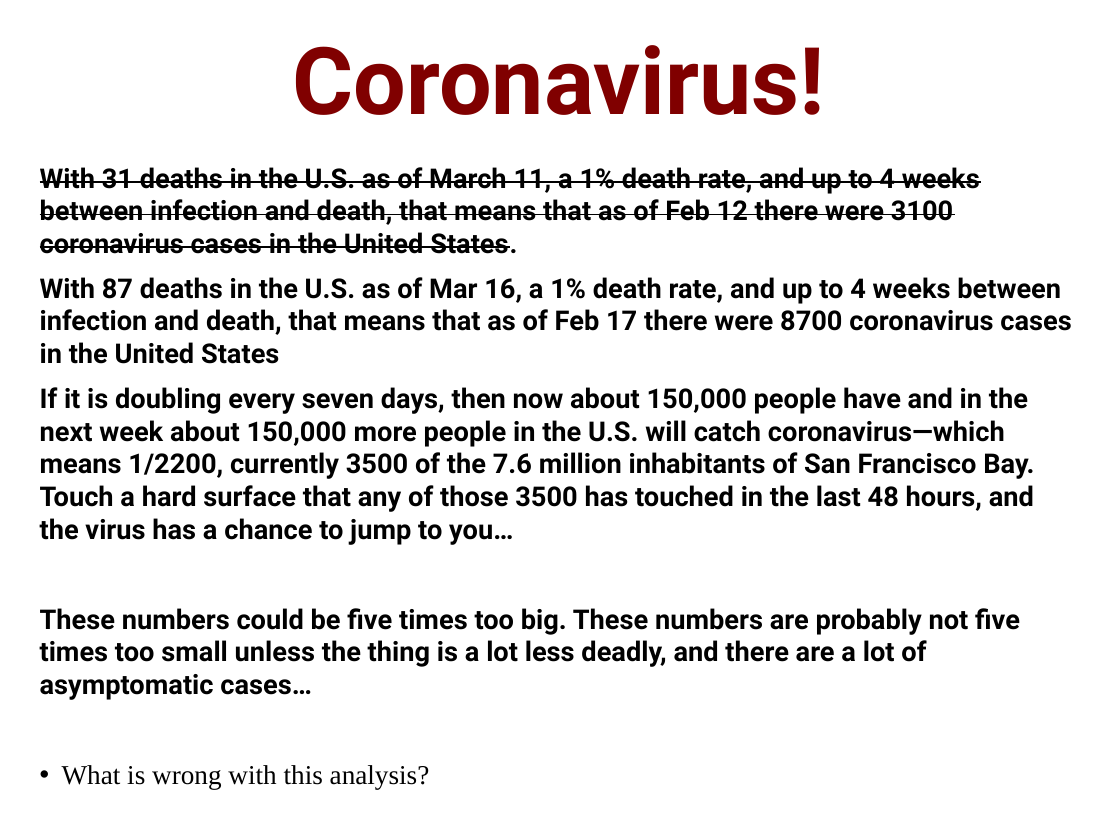
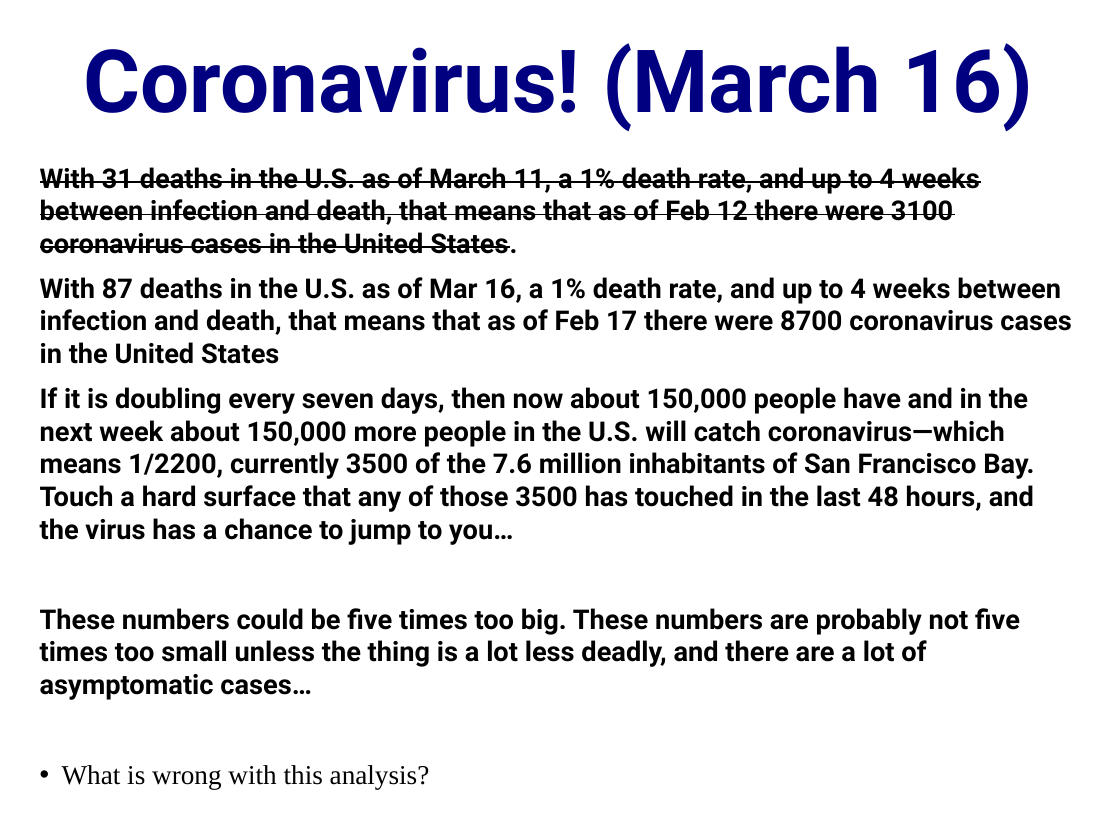
Before and after one commit to DavidLJ/public-files, a slide deck: slide 6 of coronavirus.pptx (slide 1 before the commit). Drawn at 1120x840 pixels with LibreOffice and Linux fonts; fonts in the diff are those of the drawing. Boxes give left, top, right and bottom in pixels: in the first picture for what was removed or moved away, otherwise in the second. Text is boxed around its words. In the diff, an @@ line names an element or a change of style, - is before the commit and + after.

```diff
--- a/coronavirus.pptx
+++ b/coronavirus.pptx
@@ title at (84,43,1034,131): text changed; size 60 to 56 pt; text colour #800000 to #000080 @@
-Coronavirus!
+Coronavirus! (March 16)
```
Also in this commit, not shown: 2 other slides changed, 1 slide added.
